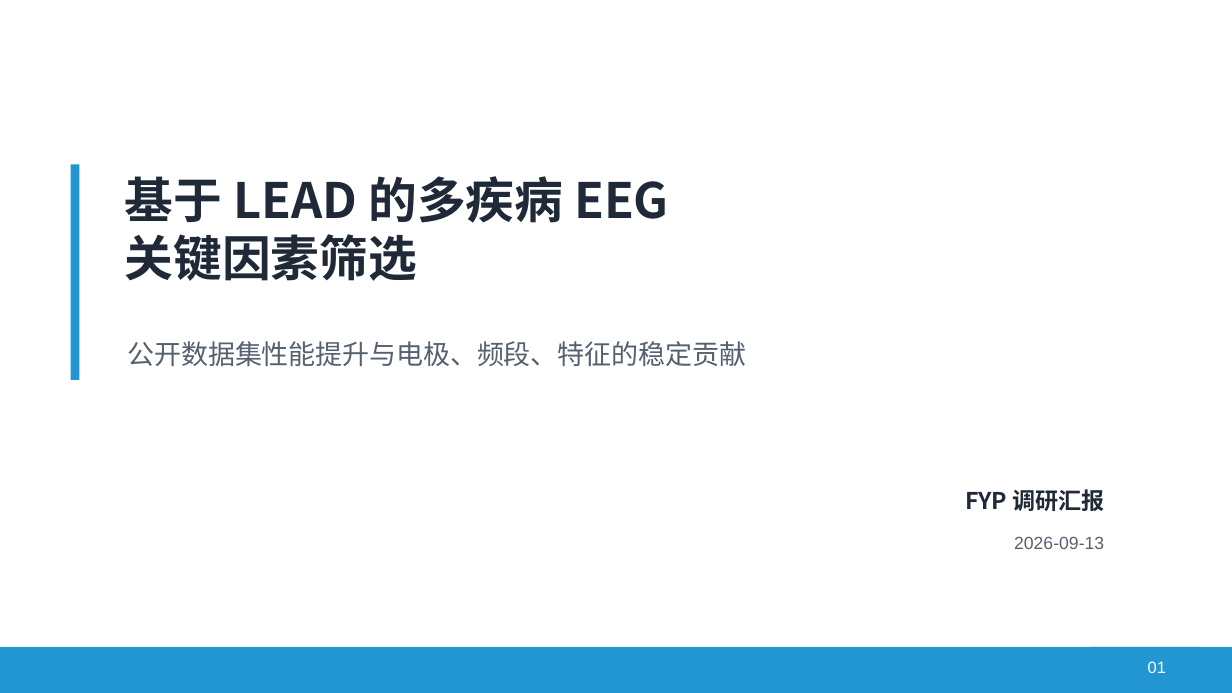
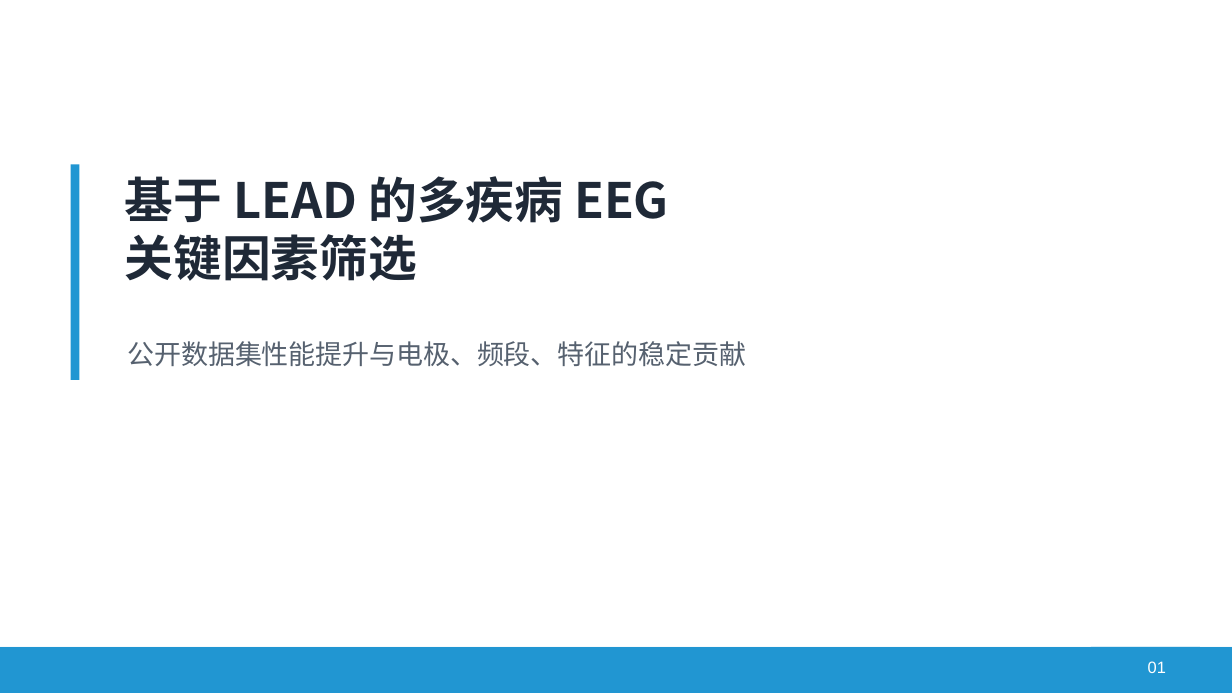
Before and after one commit to Andre050312/FYP, a slide deck: slide 1 of outputs/FYP版本2.pptx. Drawn at 1232x693 pixels with LibreOffice and Linux fonts; fonts in the diff are those of the drawing. Boxes give left, top, right and bottom in pixels: in the first picture for what was removed or moved away, otherwise in the second. Text is boxed around its words. In the diff, an @@ line names an element or a change of style, - is before the commit and + after.

Commit message:
第一次汇报

```diff
--- a/outputs/FYP版本2.pptx
+++ b/outputs/FYP版本2.pptx
@@ text removed at (965,489,1104,511) @@
-FYP 调研汇报
@@ text removed at (1014,536,1104,549) @@
-2026-09-13
```
Also in this commit, not shown: 3 other slides changed, 18 other files.
